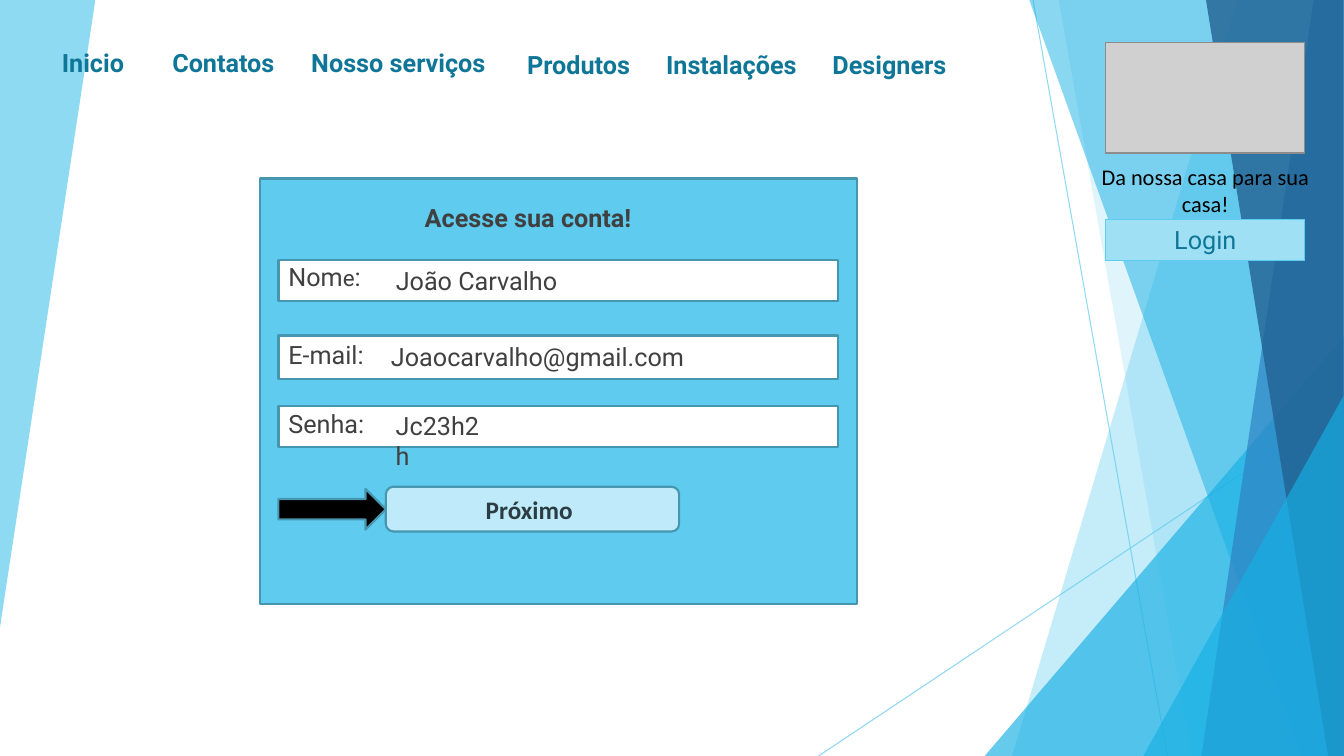
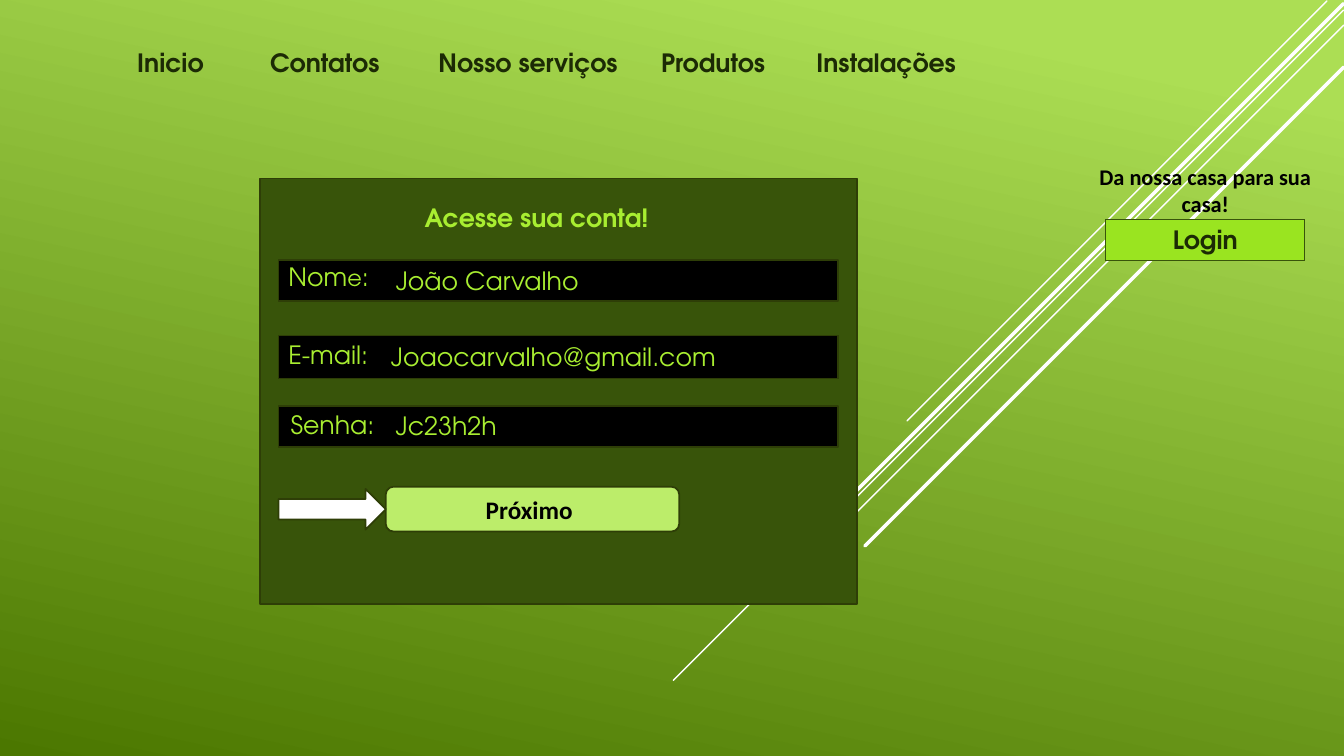
Before and after one commit to JVictor94/projeto, a slide deck: slide 4 of Projeto Automação Prototipo.pptx. Drawn at 1344x756 pixels with LibreOffice and Linux fonts; fonts in the diff are those of the drawing; grey boxes stand for pictures. Boxes give left, top, right and bottom in pixels: in the first picture for what was removed or moved away, otherwise in the second. Text is boxed around its words. In the diff, an @@ line names an element or a change of style, - is before the commit and + after.

```diff
--- a/Projeto Automação Prototipo.pptx
+++ b/Projeto Automação Prototipo.pptx
@@ background #FFFFFF to gradient #ACDF55 to #4C7800 @@
@@ line added from (1344, 10) to (674, 681), #FFFFFF 1 pt @@
@@ line added from (1344, 25) to (798, 572), #FFFFFF 1 pt @@
@@ line added from (1344, 4) to (809, 538), #FFFFFF 2.5 pt @@
@@ line added from (1327, 1) to (907, 421), #FFFFFF 1 pt @@
@@ text "Inicio" moved from (x1=62, y1=49, x2=124, y2=78) to (x1=137, y1=52, x2=203, y2=73) @@
@@ text "Contatos" moved from (x1=172, y1=54, x2=274, y2=73) to (x1=270, y1=53, x2=379, y2=73) @@
@@ text "Nosso serviços" moved from (x1=311, y1=53, x2=486, y2=78) to (x1=438, y1=52, x2=618, y2=79) @@
@@ font Roboto to TeX Gyre Adventor, text colour #0F7698 to #1C2A05 in 5 elements at (x1=137, y1=52, x2=203, y2=73), (x1=438, y1=52, x2=618, y2=79), (x1=270, y1=53, x2=379, y2=73), (x1=816, y1=52, x2=956, y2=79), (x1=661, y1=53, x2=765, y2=73) @@
@@ text "Produtos" moved from (x1=527, y1=55, x2=630, y2=75) to (x1=661, y1=53, x2=765, y2=73) @@
@@ text "Instalações" moved from (x1=666, y1=55, x2=796, y2=80) to (x1=816, y1=52, x2=956, y2=79) @@
@@ text removed at (x1=832, y1=55, x2=946, y2=80) @@
-Designers
@@ picture removed at (x1=1106, y1=42, x2=1306, y2=153) @@
@@ line added from (1344, 68) to (865, 546), #FFFFFF 2.5 pt @@
@@ rectangle at (x1=260, y1=178, x2=857, y2=604): fill #5FCBEF to #38540A; outline #4696B1 1.5 pt to #2E3E07 1.25 pt @@
@@ text "Da nossa casa para sua ..." at (x1=1099, y1=167, x2=1311, y2=218): bold on @@
@@ font Roboto to TeX Gyre Adventor, text colour #404040 to #A8ED31 in 7 elements at (x1=278, y1=257, x2=434, y2=297), (x1=288, y1=345, x2=368, y2=365), (x1=396, y1=271, x2=578, y2=302), (x1=291, y1=415, x2=375, y2=435), (x1=391, y1=347, x2=716, y2=372), (x1=396, y1=416, x2=497, y2=447), (x1=425, y1=208, x2=648, y2=228) @@
@@ rectangle "Login" at (x1=1106, y1=220, x2=1306, y2=260): font Roboto to TeX Gyre Adventor, text colour #0F7698 to #1C2A05, bold on; fill #9FE0F5 to #9AE420; outline #5FCBEF 0.75 pt to #38540A 0.75 pt @@
@@ fill #FFFFFF to #000000; outline #4696B1 1.5 pt to #2E3E07 1.25 pt in 3 elements at (x1=278, y1=260, x2=838, y2=300), (x1=278, y1=336, x2=838, y2=379), (x1=278, y1=406, x2=838, y2=447) @@
@@ group removed at (x1=0, y1=0, x2=1344, y2=756): 6 freeform shapes, 2 lines, 2 triangles @@
@@ right arrow at (x1=278, y1=489, x2=386, y2=529): fill #000000 to #FFFFFF; outline #4696B1 1.5 pt to #2E3E07 1.25 pt @@
@@ rounded rectangle at (x1=386, y1=487, x2=680, y2=531): fill #BFEAF9 to #BCED6A; outline #4696B1 1.5 pt to #2E3E07 1.25 pt @@
@@ text "Próximo" at (x1=486, y1=501, x2=573, y2=519): text colour #2C3C43 to #000000 @@
```
Also in this commit, not shown: 13 other slides changed, 9 slides added, 1 slide removed, 7 other files.
